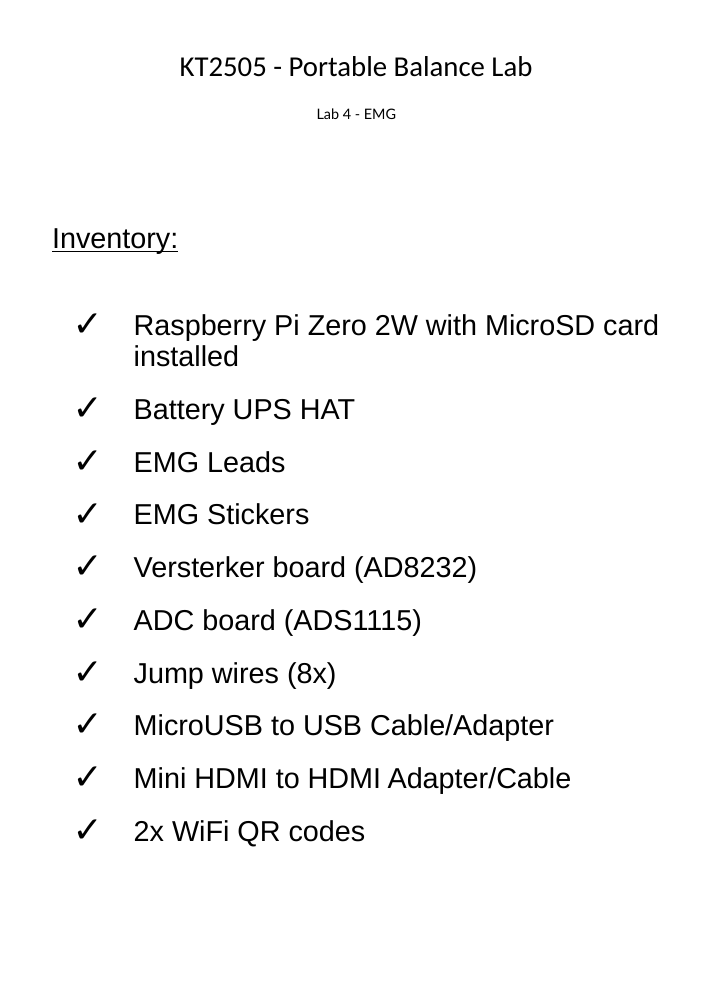
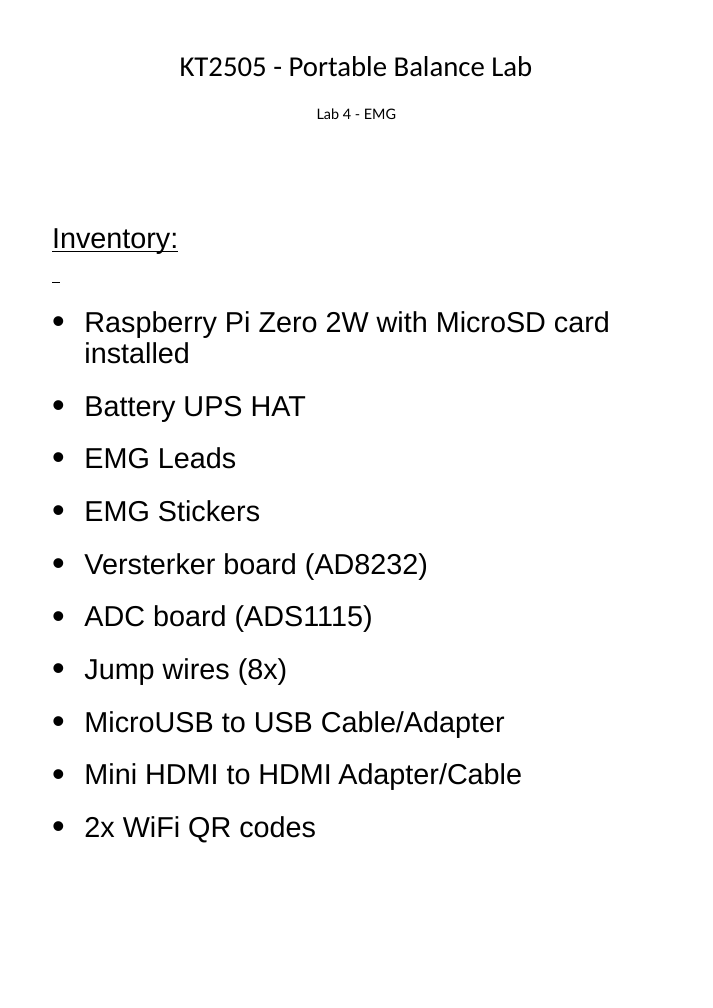
Before and after one commit to PortableBalanceLab/PBL, a slide deck: slide 1 of S4_EMG/Inventory.odp. Drawn at 713x1008 pixels with LibreOffice and Linux fonts; fonts in the diff are those of the drawing. Boxes give left, top, right and bottom in pixels: in the first picture for what was removed or moved away, otherwise in the second. Text is boxed around its words. In the diff, an @@ line names an element or a change of style, - is before the commit and + after.

```diff
--- a/S4_EMG/Inventory.odp
+++ b/S4_EMG/Inventory.odp
@@ text at bbox=[84, 311, 610, 843]: bullet ✓ to • @@
```
Also in this commit, not shown: 3 other files.
